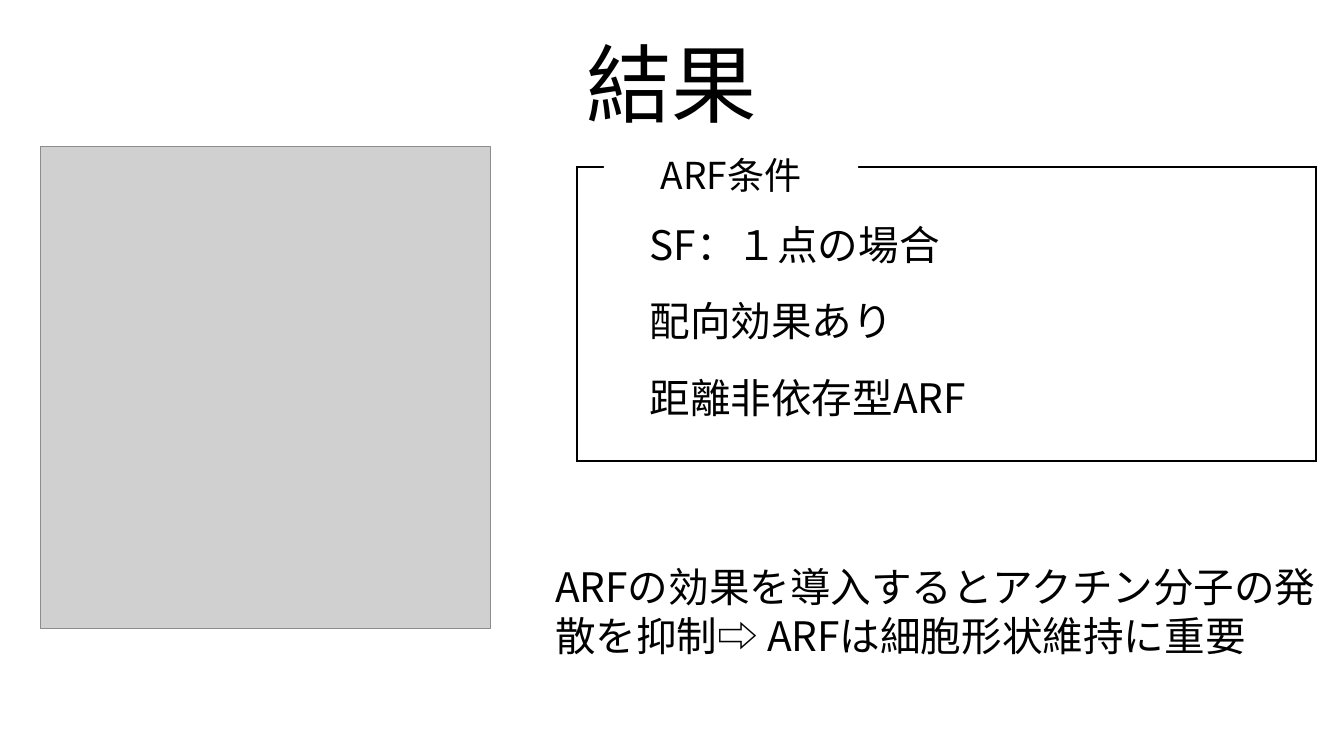
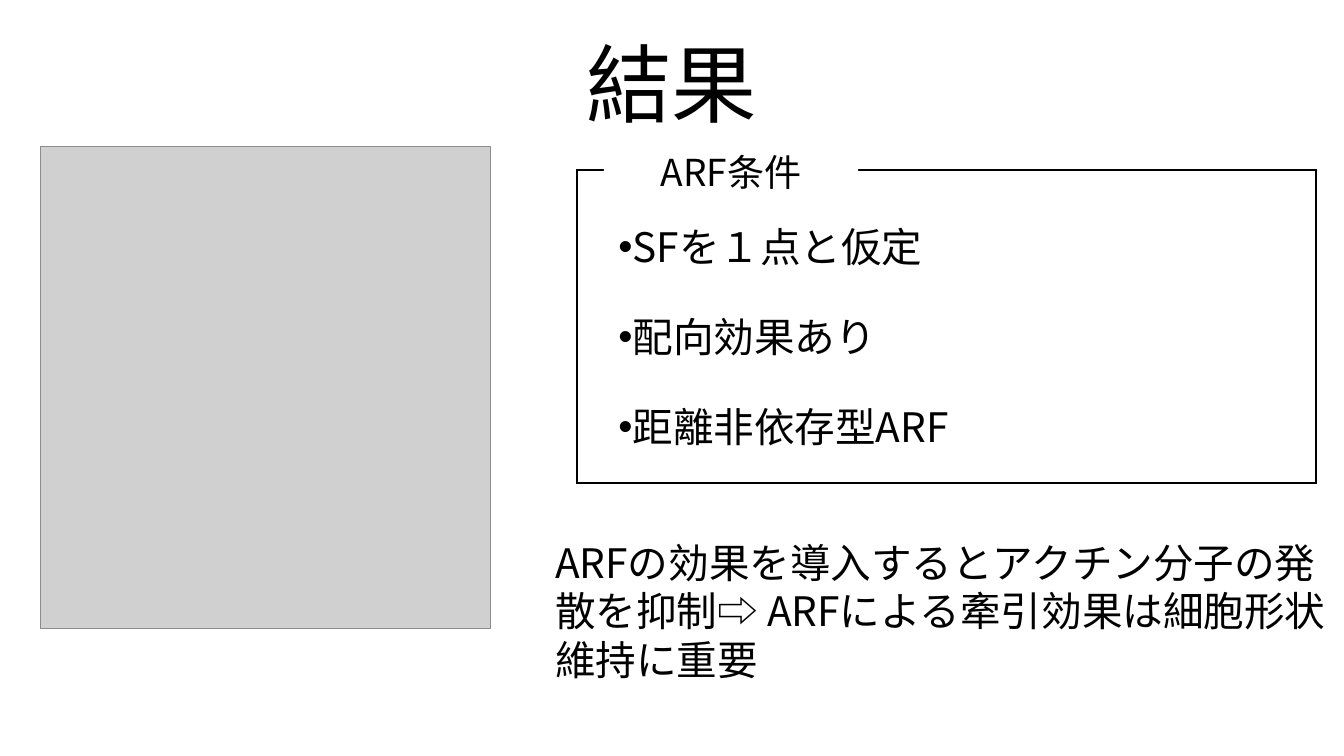
Before and after one commit to tokumaga81/ackera, a slide deck: slide 26 of tokunaga_mp.pptx. Drawn at 1344x756 pixels with LibreOffice and Linux fonts; fonts in the diff are those of the drawing; grey boxes stand for pictures. Boxes give left, top, right and bottom in pixels: in the first picture for what was removed or moved away, otherwise in the second. Text is boxed around its words. In the diff, an @@ line names an element or a change of style, - is before the commit and + after.

```diff
--- a/tokunaga_mp.pptx
+++ b/tokunaga_mp.pptx
@@ rectangle: place and size @@
-rectangle at box(577, 167, 1315, 461)
+rectangle at box(577, 170, 1315, 483)
@@ text "SFを１点と仮定": place and size @@
-text "SFを１点と仮定" at box(650, 302, 893, 340)
+text "SFを１点と仮定" at box(632, 228, 948, 446)
@@ text at box(632, 228, 922, 266): paragraph added @@
+• SFを１点と仮定
@@ text removed at box(650, 226, 940, 264) @@
-SF：１点の場合
@@ text at box(632, 318, 875, 356): bullet none to • @@
@@ text removed at box(650, 379, 966, 417) @@
-距離非依存型ARF
@@ text at box(632, 408, 948, 446): paragraph added @@
+• 距離非依存型ARF
@@ text at box(767, 617, 1246, 655): text changed @@
-ARFの効果を導入するとアクチン分子の発散を抑制⇨ ARFは細胞形状維持に重要
+ARFの効果を導入するとアクチン分子の発散を抑制⇨ ARFによる牽引効果は細胞形状維持に重要
```
Also in this commit, not shown: 20 other slides changed, 1 other file.
